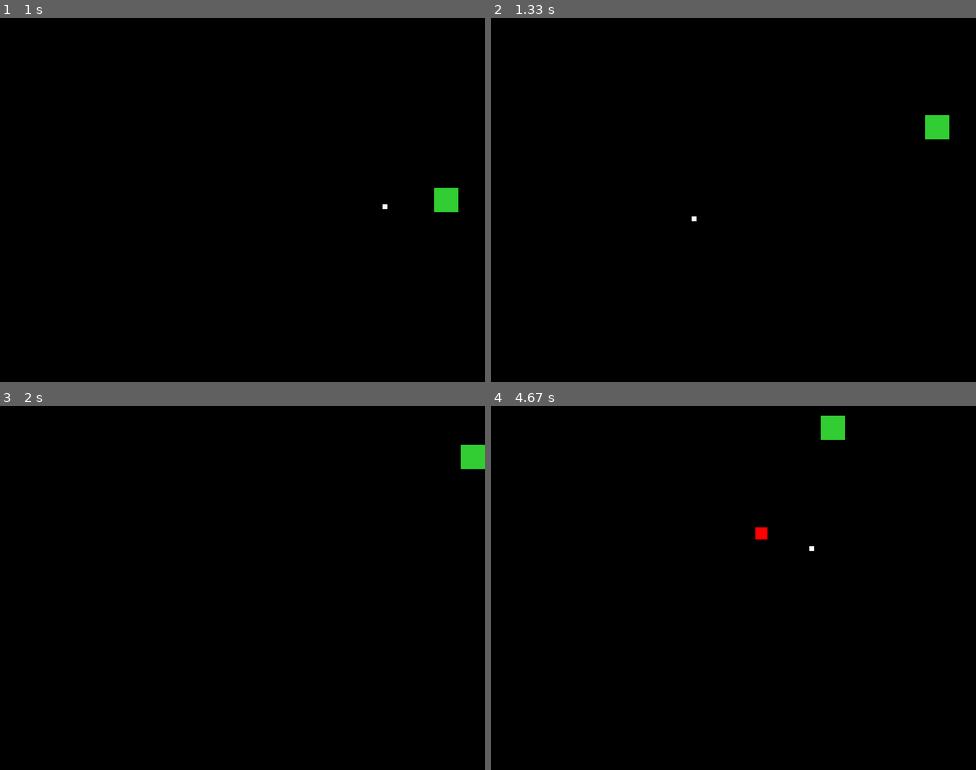
Above: before the commit, frames 1-4 (two rows, left to right).
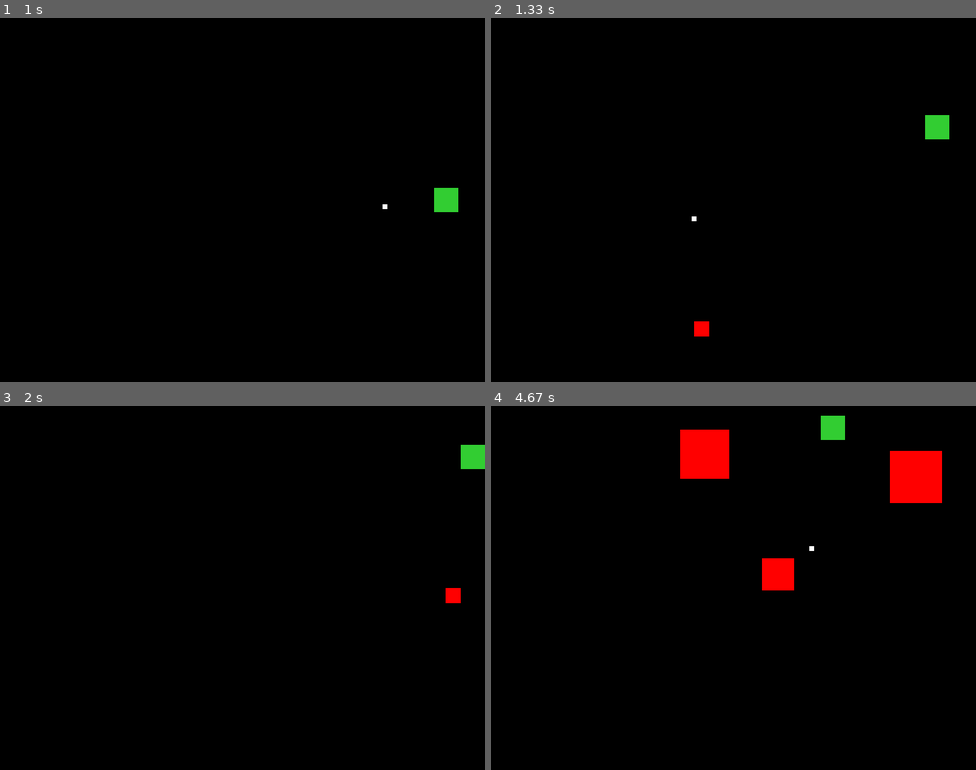
Above: after the commit, the same moments.

Repository: NGBRDCH1EF/First-Pygame
Game: pygame game, started from shooter/shooter.py
Two runs of this game, one before a commit and one after it. Both use one fixed random seed, a clock stepped at 60 frames per second and the inputs below.
Inputs (mouse positions are in pixels of both pictures, inside the frame that each line leads up to):
- Up to frame 1 (1 s): hold D 0.33-0.8 s; click (223, 214) at 0.88 s
- Up to frame 2 (1.33 s): hold W from 1.17 s (still down); move the mouse to (888, 189) at 1.2 s
- Up to frame 3 (2 s): release W at 1.47 s; hold D 1.5-1.97 s
- Up to frame 4 (4.67 s): hold A 2-2.53 s; hold S 2.57-2.87 s; hold A 2.9-3.3 s; hold W 3.33-3.7 s; hold D 3.73-4.37 s; click (791, 620) at 4.45 s

Frame 1 is identical in both runs. In frame 2, 0.1% of the frame differs, in the area x 41-45%, y 83-88%; in frame 3, 0.1%; in frame 4, 3.6%, in the area x 39-93%, y 6-51%.

Commit message:
enemy size and speeds are now varied

Diff:
--- a/shooter/entities.py
+++ b/shooter/entities.py
@@ -2,6 +2,7 @@
 import pygame
 import math
 import random
+import statistics
 
 @dataclass
 class Bullet:
@@ -41,34 +42,46 @@
     dx: float
     dy: float
     speed: float
+    color:tuple[int,int,int]  #RGB value for color
+
 
     @classmethod
     def spawn_at_edge(
         cls,
         width: int,
         height: int,
-        size: int,
+        size_range: tuple[int,int] | int,   #min and max size or set size
         destination: tuple[int, int],
         speed: float,
+        color:tuple[int,int,int]=(255,0,0)  #RGB value for color
+
     ):
         """Spawn enemy at random edge of the screen that moves toward destination."""
         side = random.choice(["top", "bottom", "left", "right"])
 
+        if isinstance(size_range,tuple):
+            rand_size = random.randint(size_range[0],size_range[1])
+            ratio = statistics.mean(size_range) / rand_size  # bigger size → smaller ratio
+            speed *= ratio
+        else:
+            rand_size = size_range
+
+
         match side:
             case "top":
-                ox = random.randint(0, width - size)
-                oy = -size          # fully above screen
+                ox = random.randint(0, width - rand_size)
+                oy = -rand_size          # fully above screen
             case "bottom":
-                ox = random.randint(0, width - size)
+                ox = random.randint(0, width - rand_size)
                 oy = height         # fully below screen
             case "left":
-                ox = -size
-                oy = random.randint(0, height - size)
+                ox = -rand_size
+                oy = random.randint(0, height - rand_size)
             case "right":
                 ox = width
-                oy = random.randint(0, height - size)
+                oy = random.randint(0, height - rand_size)
 
-        rect = pygame.Rect(ox, oy, size, size)
+        rect = pygame.Rect(ox, oy, rand_size, rand_size)
 
         # direction vector toward destination
         dx = destination[0] - ox
@@ -81,11 +94,14 @@
             dx /= length
             dy /= length
 
-        return cls(rect, dx, dy, speed)
+        return cls(rect, dx, dy, speed,color)
 
     def update(self):
         self.rect.x += self.dx * self.speed
         self.rect.y += self.dy * self.speed
 
     def draw(self, surface):
-        pygame.draw.rect(surface, (255, 0, 0), self.rect)
+        pygame.draw.rect(surface, self.color, self.rect)
+
+    def hit_by(self, bullet):
+        return self.rect.colliderect(bullet.rect)
--- a/shooter/shooter.py
+++ b/shooter/shooter.py
@@ -2,7 +2,7 @@
 import sys
 import math
 from entities import Bullet , Enemy
-
+import random
 pygame.init()
 
 # --- colors ---
@@ -23,7 +23,7 @@
 enemies:list[Enemy]  = []
 
 #Timer
-ENEMY_SPAWN_INTERVAL = 180      #TIME BETWEEN SPAWNS (FRAMES)
+ENEMY_SPAWN_INTERVAL = 60      #TIME BETWEEN SPAWNS (FRAMES)
 spawn_timer = ENEMY_SPAWN_INTERVAL
 
 # --- player setup ---
@@ -31,7 +31,10 @@
 PLAYER_SPEED = 12
 
 #Enemy Setup
-ENEMY_SPEED = 5
+ENEMY_BASE_SPEED = 5    #speed of median size enemy
+ENEMY_SIZE = (5,120)    #min & max size for enemy
+ENEMY_COLOR      = RED
+
 #mouse marker setup
 CURSOR_SIZE  = 10
 
@@ -76,14 +79,22 @@
     if player.bottom > HEIGHT:
         player.bottom = HEIGHT
 
-
     #Create Enemies
     if spawn_timer <= 0:
         spawn_timer = ENEMY_SPAWN_INTERVAL
-        new_enemy = Enemy.spawn_at_edge(WIDTH,HEIGHT,20,(player.centerx,player.centery),ENEMY_SPEED)
+        new_enemy = Enemy.spawn_at_edge(WIDTH,HEIGHT,(10,100),(player.centerx,player.centery),ENEMY_BASE_SPEED)
         enemies.append(new_enemy)
 
-    #update entites & timer
+    #check Bullet-Enemy collision
+    for e in enemies[:]:
+        for b in bullets[:]:
+            if e.hit_by(b):
+                enemies.remove(e)
+                bullets.remove(b)
+
+
+
+    #Update entites & timer
     for b in bullets: b.update()
 
     # --- draw ---
